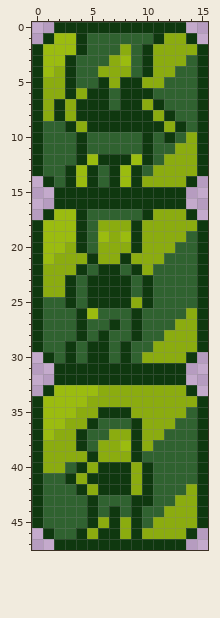
Edited in one commit: pixel-art sprite (src/images/hud.png). Above is the file before it was changed.
The file is 64x192 pixels, drawn in blocks of 4x4; one block is one cell here.
After the commit:
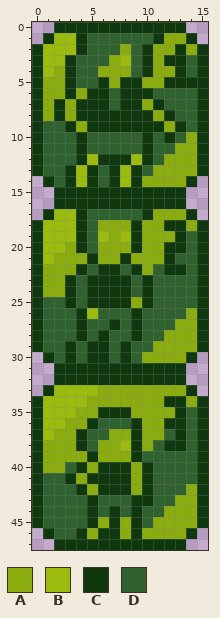
Palette (. is transparent): A #8bac0f  B #9bbc0f  C #0f380f  D #306230
From old to new:
@@ x 10..15 @@
  1 DCAAC.
- 2 CAAAAC
- 3 CAAADC
- 4 CAADDC
- 5 AADDDC
+ 2 CAACAC
+ 3 CACCDC
+ 4 CAACDC
+ 5 AACCCC
  6 CDDDDC
@@ x 10..15 @@
 17 CAAAC.
-18 AAAAAC
-19 AAAADC
-20 AAADDC
-21 AADDDC
-22 ADDDDC
+18 AACCAC
+19 AAACDC
+20 AACCDC
+21 AACDDC
+22 ADCCDC
 23 CDDDDC
@@ x 10..15 @@
 33 AAAAC.
-34 AAAAAC
-35 AAAADC
-36 AAADDC
-37 AADDDC
-38 ADDDDC
+34 AACCAC
+35 AAACDC
+36 AACCDC
+37 AADCDC
+38 ADCCDC
 39 DDDDDC
